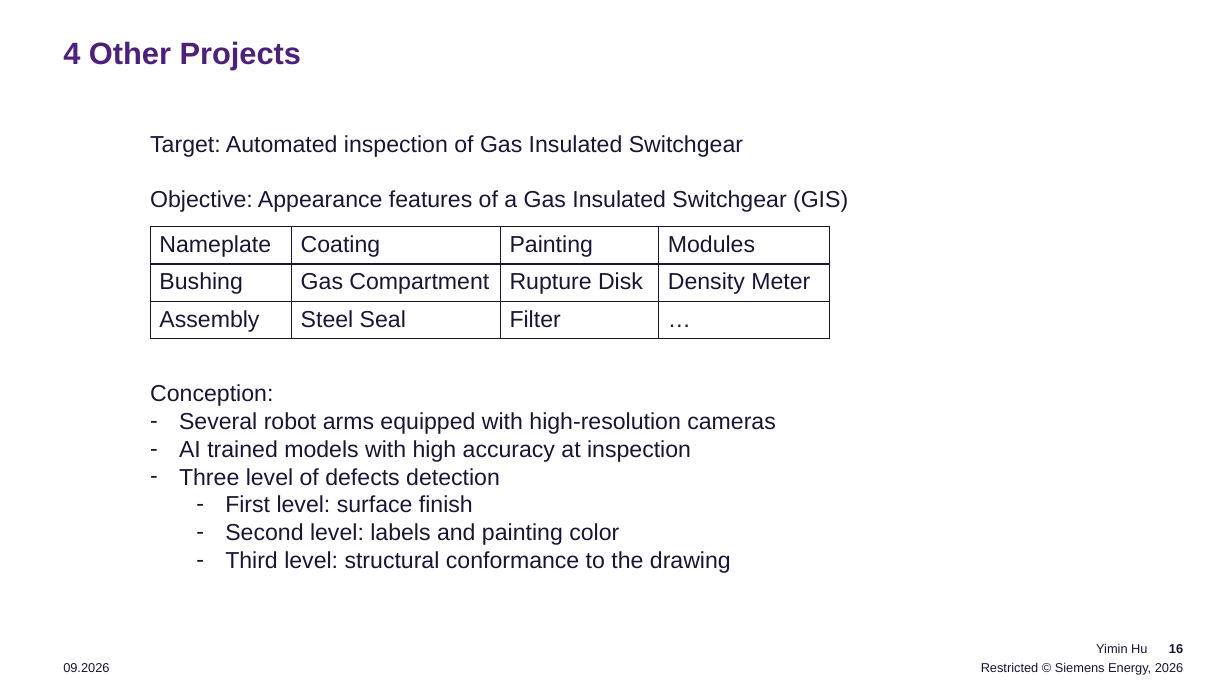
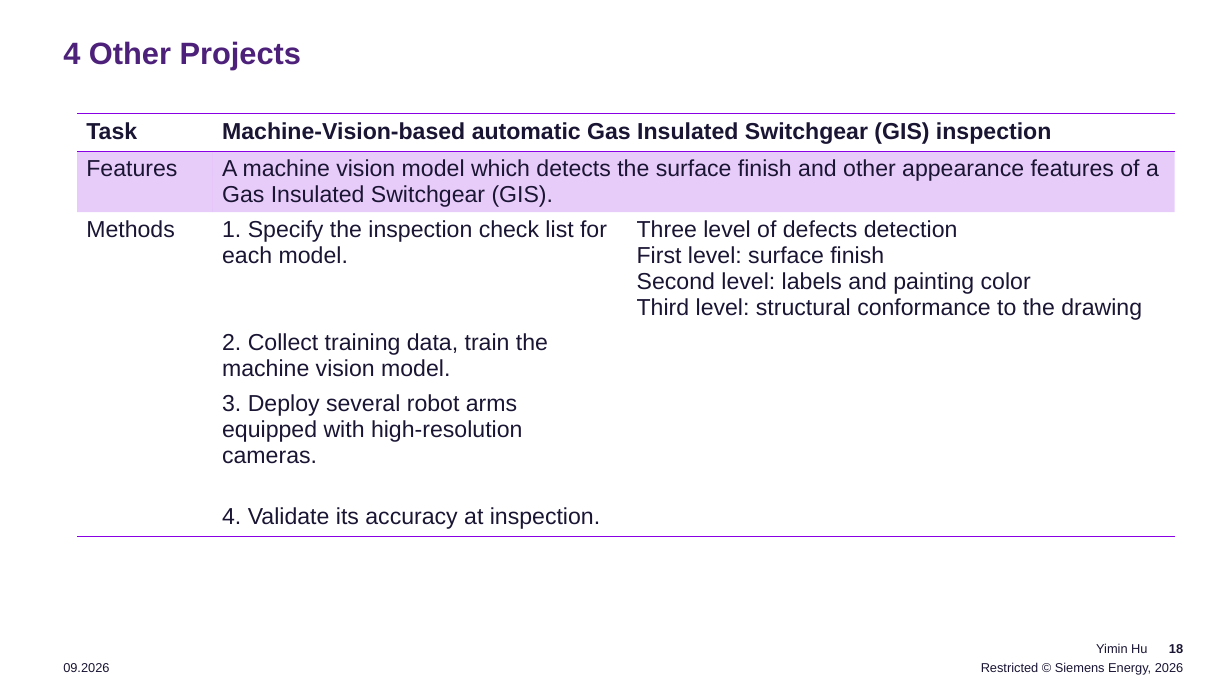
Before and after one commit to YiminHu26/fcr_ai_glasses, a slide deck: slide 18 of resources/presentation/AI Driven Quality Control.pptx (slide 16 before the commit). Drawn at 1232x693 pixels with LibreOffice and Linux fonts; fonts in the diff are those of the drawing. Boxes give left, top, right and bottom in pixels: in the first picture for what was removed or moved away, otherwise in the second. Text is boxed around its words. In the diff, an @@ line names an element or a change of style, - is before the commit and + after.

Commit message:
Updated slides with other projects chapter

```diff
--- a/resources/presentation/AI Driven Quality Control.pptx
+++ b/resources/presentation/AI Driven Quality Control.pptx
@@ table added at (77,114,1175,558), 6 rows, 3 columns @@
+Task | Machine-Vision-based automatic Gas Insulated Switchgear (GIS) inspection | 
+Features | A machine vision model which detects the surface finish and other appearance features of a Gas Insulated Switchgear (GIS). | 
+Methods | 1. Specify the inspection check list for each model. | Three level of defects detection / First level: surface finish / Second level: labels and painting color / Third level: structural conformance to the drawing
+ | 2. Collect training data, train the machine vision model. | 
+ | 3. Deploy several robot arms equipped with high-resolution cameras. | 
+ | 4. Validate its accuracy at inspection. | 
@@ text removed at (150,135,848,573) @@
-Target: Automated inspection of Gas Insulated Switchgear
-Objective: Appearance features of a Gas Insulated Switchgear (GIS)
-Conception:
-– Several robot arms equipped with high-resolution cameras
-– AI trained models with high accuracy at inspection
-– Three level of defects detection
-  – First level: surface finish
-  – Second level: labels and painting color
-  – Third level: structural conformance to the drawing
@@ table removed at (151,226,830,339), 3 rows, 4 columns @@
-Nameplate | Coating | Painting | Modules
-Bushing | Gas Compartment | Rupture Disk | Density Meter
-Assembly | Steel Seal | Filter | …
```
Also in this commit, not shown: 2 other slides changed, 6 slides added, 4 slides removed, 2 other files.
